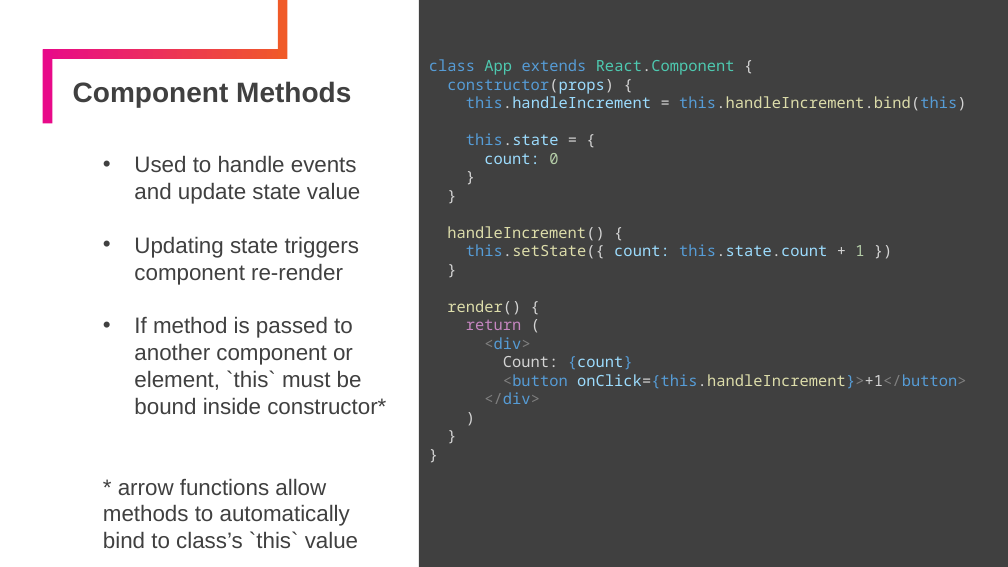
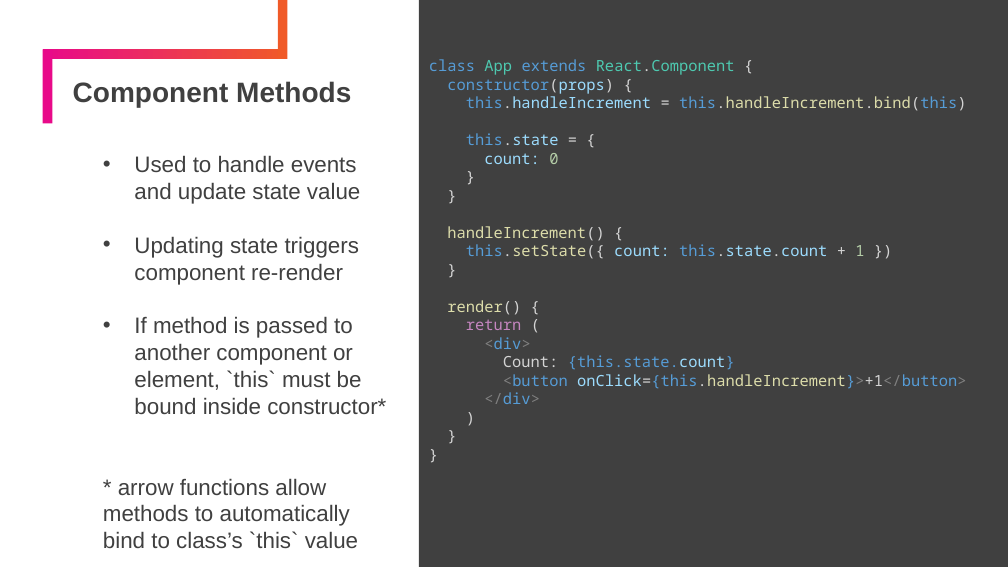
Before and after one commit to chrisbyronc/react-3-half-day, a slide deck: slide 13 of day-1/slides/ppt/React Core Concepts.pptx. Drawn at 1008x567 pixels with LibreOffice and Linux fonts; fonts in the diff are those of the drawing. Boxes give left, top, right and bottom in pixels: in the first picture for what was removed or moved away, otherwise in the second. Text is boxed around its words. In the diff, an @@ line names an element or a change of style, - is before the commit and + after.

```diff
--- a/day-1/slides/ppt/React Core Concepts.pptx
+++ b/day-1/slides/ppt/React Core Concepts.pptx
@@ text in rectangle at (503,355,735,370): text changed; text colour #D4D4D4 to #569CD6 @@
-Count: {count}
+Count: {this.state.count}
```
Also in this commit, not shown: 46 other files.
